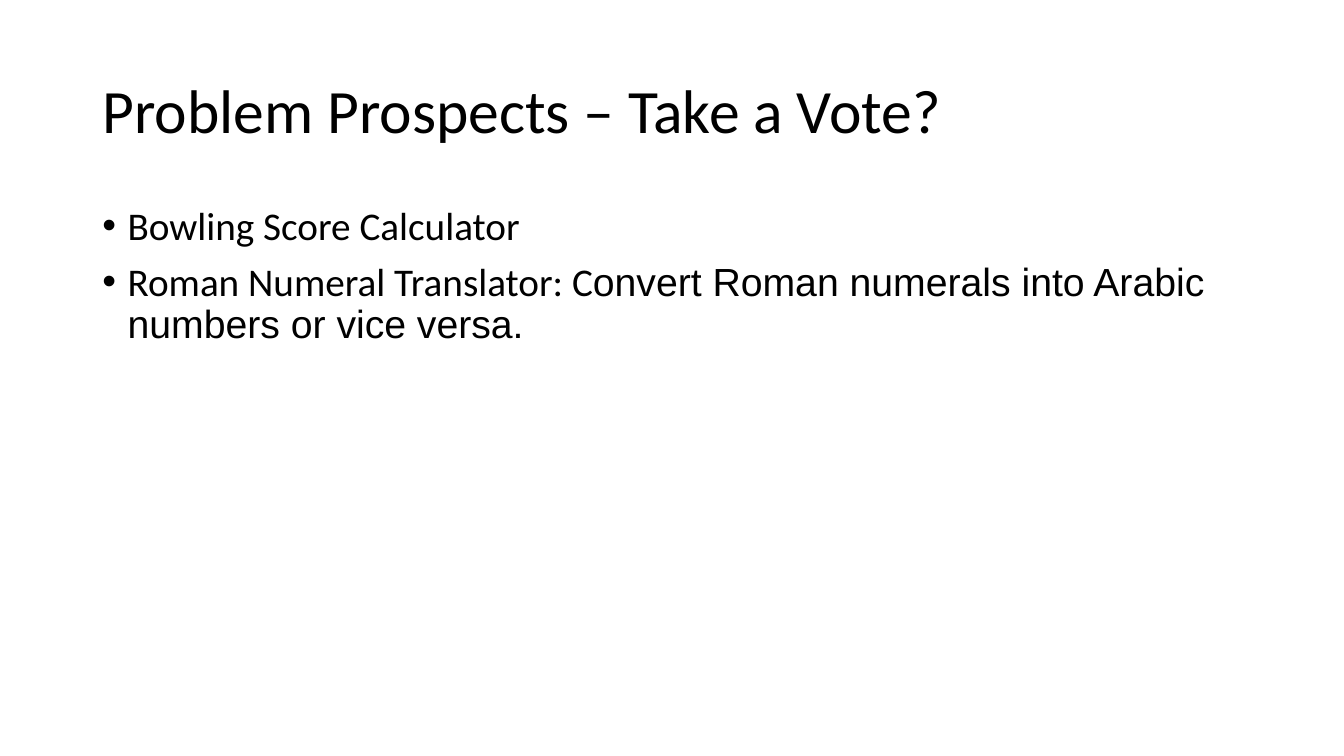
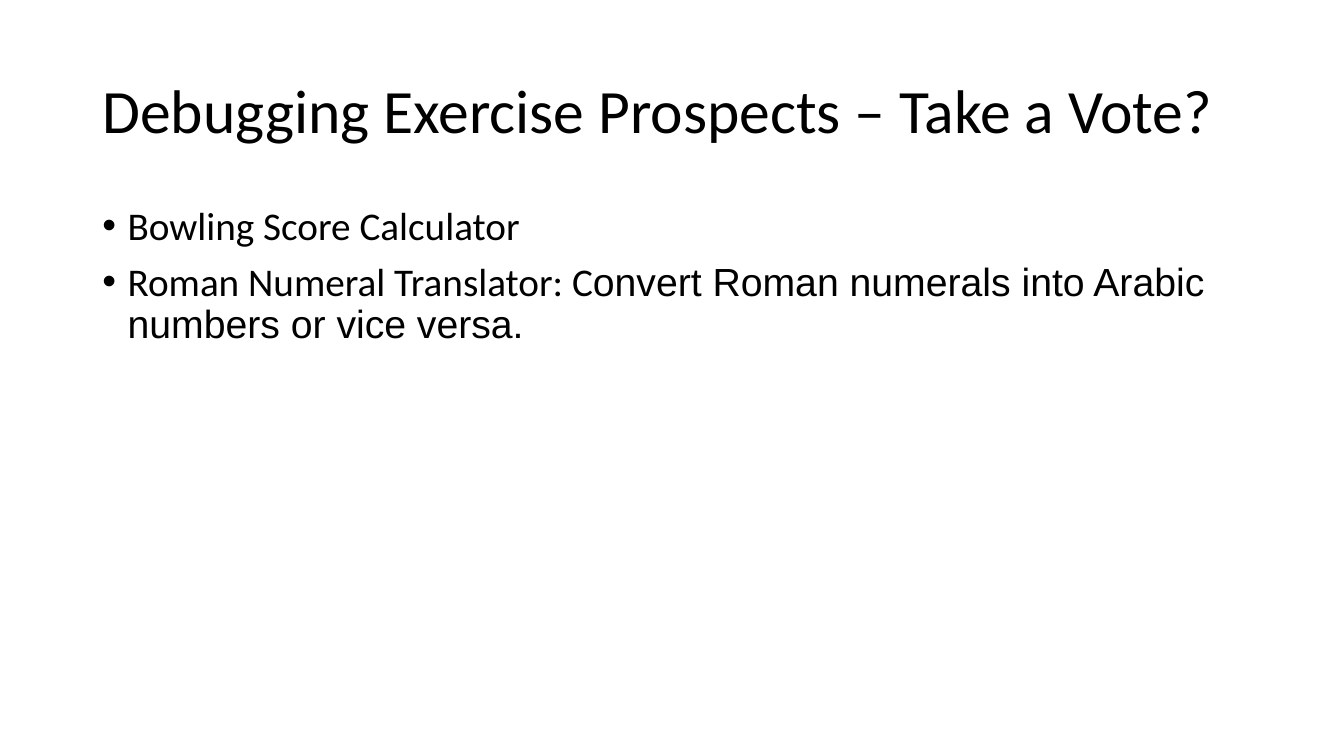
Before and after one commit to jonathan-r-jones/Mob-Programming-Demo, a slide deck: slide 13 of mob.pptx. Drawn at 1344x756 pixels with LibreOffice and Linux fonts; fonts in the diff are those of the drawing. Boxes give left, top, right and bottom in pixels: in the first picture for what was removed or moved away, otherwise in the second. Text is boxed around its words. In the diff, an @@ line names an element or a change of style, - is before the commit and + after.

Commit message:
Nov-22-2020_12:11_AM

```diff
--- a/mob.pptx
+++ b/mob.pptx
@@ title at <box>102,90,1212,144</box>: text changed @@
-Problem Prospects – Take a Vote?
+Debugging Exercise Prospects – Take a Vote?
```
